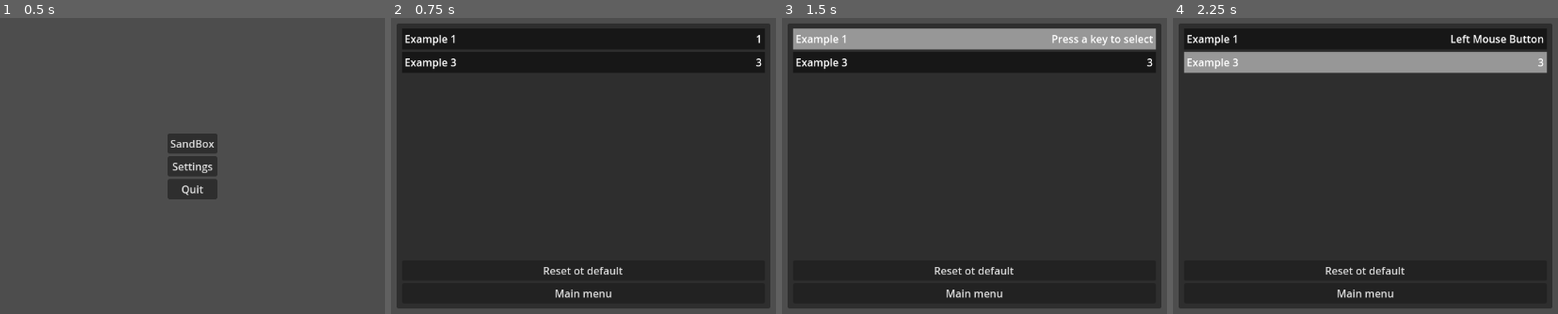
Above: before the commit, frames 1-4 (left to right).
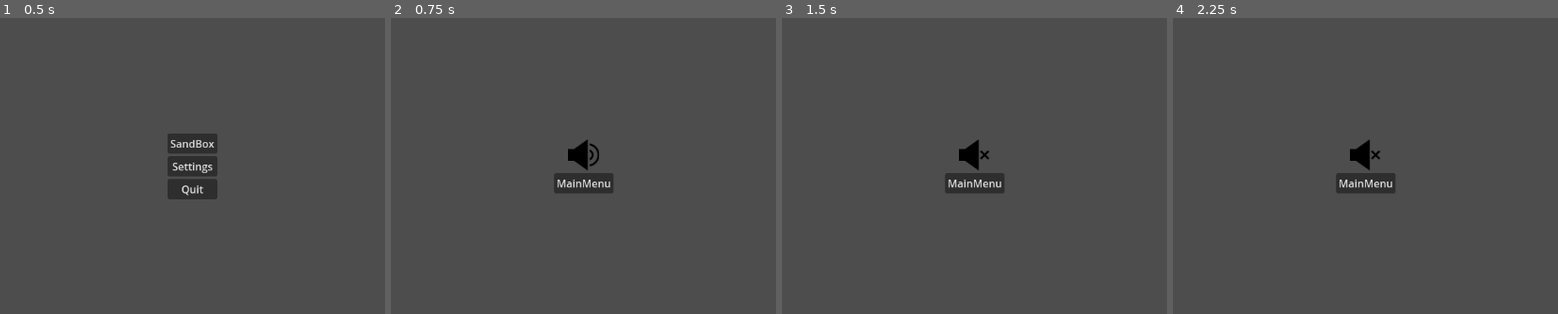
Above: after the commit, the same moments.

Repository: SytonK/settings-and-menus
Game: Godot game, scene res://src/UI/menus/main manu/main_menu.tscn
Two runs of this game, one before a commit and one after it. Both use one fixed random seed, a clock stepped at 60 frames per second and the inputs below. The engine's default icon, where the game draws it, is replaced by a stand-in: a white triangle on a blue panel in a dark square.
Inputs (mouse positions are in pixels of both pictures, inside the frame that each line leads up to; where the layout moved, square brackets give the same spot in the first picture):
- Up to frame 1 (0.5 s): no input
- Up to frame 2 (0.75 s): click "Settings" at 0.5 s
- Up to frame 3 (1.5 s): click (974, 154) [974, 38] at 1.25 s
- Up to frame 4 (2.25 s): click (1365, 62) at 2.02 s

Frame 1 is identical in both runs. In frame 2, 92% of the frame differs, in the area x 1-99%, y 1-99%; in frame 3, 92%; in frame 4, 92%.

Commit message:
mute button

Diff:
--- /dev/null
+++ b/default_bus_layout.tres
@@ -0,0 +1,9 @@
+[gd_resource type="AudioBusLayout" format=3 uid="uid://cvs7ugkqtw13l"]
+
+[resource]
+bus/1/name = &"Music"
+bus/1/solo = false
+bus/1/mute = false
+bus/1/bypass_fx = false
+bus/1/volume_db = 0.0
+bus/1/send = &"Master"
--- a/src/UI/menus/main manu/main_menu.tscn
+++ b/src/UI/menus/main manu/main_menu.tscn
@@ -31,7 +31,7 @@
 script = ExtResource("1_1k7md")
 file_path = "res://src/levels/sandbox_1.tscn"
 
-[node name="ChangeSceneButton" type="Button" parent="VBoxContainer"]
+[node name="SettingsButton" type="Button" parent="VBoxContainer"]
 layout_mode = 2
 text = "Settings"
 script = ExtResource("1_1k7md")
--- /dev/null
+++ b/src/UI/menus/settings/audio/audio_menu.tscn
@@ -0,0 +1,36 @@
+[gd_scene load_steps=3 format=3 uid="uid://iag6cbwcx0ud"]
+
+[ext_resource type="PackedScene" uid="uid://6cgtod1u3521" path="res://src/UI/menus/settings/audio/mute button/mute_button.tscn" id="1_cuptg"]
+[ext_resource type="Script" path="res://src/UI/components/new scene button/change_scene_button.gd" id="2_y20uw"]
+
+[node name="AudioMenu" type="Control"]
+layout_mode = 3
+anchors_preset = 15
+anchor_right = 1.0
+anchor_bottom = 1.0
+grow_horizontal = 2
+grow_vertical = 2
+
+[node name="VBoxContainer" type="VBoxContainer" parent="."]
+layout_mode = 1
+anchors_preset = 8
+anchor_left = 0.5
+anchor_top = 0.5
+anchor_right = 0.5
+anchor_bottom = 0.5
+offset_left = -20.0
+offset_top = -20.0
+offset_right = 20.0
+offset_bottom = 20.0
+grow_horizontal = 2
+grow_vertical = 2
+
+[node name="MuteMusicButton" parent="VBoxContainer" instance=ExtResource("1_cuptg")]
+layout_mode = 2
+bus_name = "Music"
+
+[node name="MainMenuButton" type="Button" parent="VBoxContainer"]
+layout_mode = 2
+text = "MainMenu"
+script = ExtResource("2_y20uw")
+file_path = "res://src/UI/menus/main manu/main_menu.tscn"
--- /dev/null
+++ b/src/UI/menus/settings/audio/mute button/mute_button.gd
@@ -0,0 +1,15 @@
+class_name MuteButton
+extends TextureButton
+
+
+@export var bus_name: String
+
+@onready var audio_bus: int = AudioServer.get_bus_index(bus_name)
+
+
+func _ready() -> void:
+	button_pressed = AudioServer.is_bus_mute(audio_bus)
+
+
+func _on_pressed() -> void:
+	AudioServer.set_bus_mute(audio_bus, !AudioServer.is_bus_mute(audio_bus))
--- /dev/null
+++ b/src/UI/menus/settings/audio/mute button/mute_button.tscn
@@ -0,0 +1,25 @@
+[gd_scene load_steps=4 format=3 uid="uid://6cgtod1u3521"]
+
+[ext_resource type="Texture2D" uid="uid://c0j1yh0nfyil2" path="res://assets/icons/unmute.png" id="1_jp4aa"]
+[ext_resource type="Texture2D" uid="uid://byn2o8460vfiu" path="res://assets/icons/mute.png" id="2_mfagh"]
+[ext_resource type="Script" path="res://src/UI/menus/settings/audio/mute button/mute_button.gd" id="3_ldm0l"]
+
+[node name="MuteButton" type="TextureButton"]
+anchors_preset = 8
+anchor_left = 0.5
+anchor_top = 0.5
+anchor_right = 0.5
+anchor_bottom = 0.5
+offset_left = -24.0
+offset_top = -24.0
+offset_right = 24.0
+offset_bottom = 24.0
+grow_horizontal = 2
+grow_vertical = 2
+toggle_mode = true
+texture_normal = ExtResource("1_jp4aa")
+texture_pressed = ExtResource("2_mfagh")
+stretch_mode = 3
+script = ExtResource("3_ldm0l")
+
+[connection signal="pressed" from="." to="." method="_on_pressed"]
--- a/src/UI/menus/settings/settings_menu.tscn
+++ b/src/UI/menus/settings/settings_menu.tscn
@@ -1,6 +1,7 @@
-[gd_scene load_steps=2 format=3 uid="uid://cm1vo0wwx040h"]
+[gd_scene load_steps=3 format=3 uid="uid://cm1vo0wwx040h"]
 
 [ext_resource type="PackedScene" uid="uid://d0m0ksp5njn7v" path="res://src/UI/menus/settings/rebind/rebind_menu.tscn" id="1_mm0fn"]
+[ext_resource type="PackedScene" uid="uid://iag6cbwcx0ud" path="res://src/UI/menus/settings/audio/audio_menu.tscn" id="2_2g3vo"]
 
 [node name="SettingsMenu" type="Control"]
 layout_mode = 3
@@ -11,4 +12,8 @@
 grow_vertical = 2
 
 [node name="RebindMenu" parent="." instance=ExtResource("1_mm0fn")]
+visible = false
 layout_mode = 1
+
+[node name="AudioMenu" parent="." instance=ExtResource("2_2g3vo")]
+layout_mode = 1
--- a/src/levels/sandbox_1.tscn
+++ b/src/levels/sandbox_1.tscn
@@ -1,8 +1,9 @@
-[gd_scene load_steps=4 format=3 uid="uid://b2acd0eq0nui4"]
+[gd_scene load_steps=5 format=3 uid="uid://b2acd0eq0nui4"]
 
 [ext_resource type="Script" path="res://src/levels/sandbox_1.gd" id="1_lcvpf"]
 [ext_resource type="Texture2D" uid="uid://sl1hp32h80f" path="res://icon.svg" id="2_w7jjo"]
 [ext_resource type="PackedScene" uid="uid://womosciyseo2" path="res://src/UI/menus/pause menu/pause_menu.tscn" id="3_x07ui"]
+[ext_resource type="AudioStream" uid="uid://bkh766vcsgrl4" path="res://assets/sound/music/music.wav" id="4_27r3j"]
 
 [node name="Sandbox1" type="Node2D"]
 script = ExtResource("1_lcvpf")
@@ -14,3 +15,8 @@
 [node name="CanvasLayer" type="CanvasLayer" parent="."]
 
 [node name="PauseMenu" parent="CanvasLayer" instance=ExtResource("3_x07ui")]
+
+[node name="MusicPlayer" type="AudioStreamPlayer" parent="."]
+stream = ExtResource("4_27r3j")
+autoplay = true
+bus = &"Music"
Binary file added: assets/icons/mute.png
Not shown, added: assets/icons/mute.png.import
Binary file added: assets/icons/unmute.png
Not shown, added: assets/icons/unmute.png.import
Not shown, added: assets/sound/music/music.wav.import
Not shown, added: assets/sound/music/music.wav
